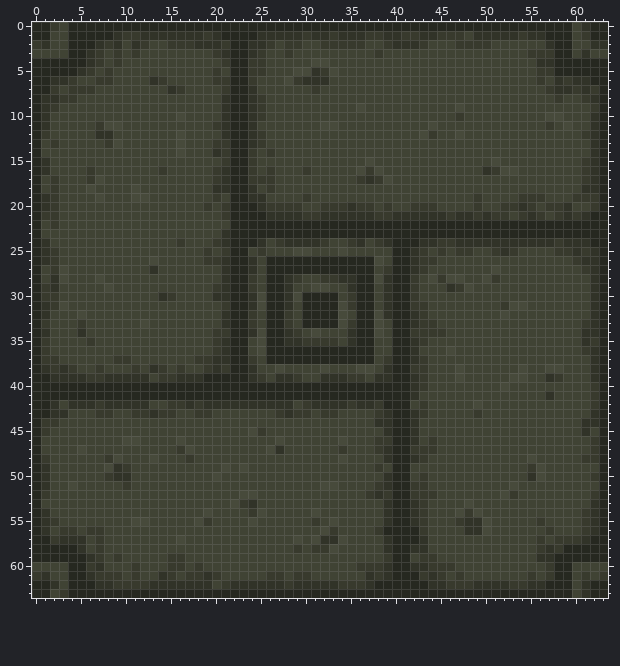
Pixel-art sprite -- Resources/res/floor.png. That is the earlier state.
The file is 64x64 pixels. Colours within 5 levels of each other are drawn and written as one.
Once edited:
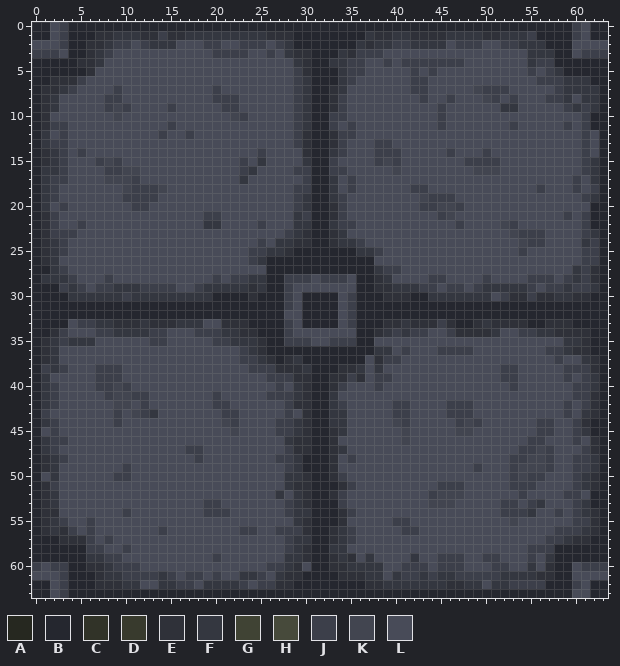
Palette (. is transparent): A #262820  B #25272f  C #313328  D #383a2d  E #2f3139  F #343740  G #404334  H #474a3b  J #3c3f4a  K #424550  L #484b58
From old to new:
Changed rows in their new state; - is an unchanged pixel.
first column x 0:
 0 BBLJBBBBBBBBBBBBBBBBBBBBBBBBBBBBBBBBBBBBBBBBBBBBBBBBBBBBBBBBJLBB
 1 BBLJBBBEEFFFEEJEEFFFFFFFFFEEEBBBBBBBBFEEFFEEEEFFFFEEFFFJBBBBJLBB
 2 LLLJBBEEFJJLJFFFLLLJJLLJJJLJFBBBBBBBFEFFJJFFFFLJJJLLJJFFFBBBLLLL
 3 JJJLBBEFJLLLLLLLLLLLJJJJLLJLFEEBBBFEJJJLLLLLLLLLLLLLLLLFFFBBLJJJ
 4 BBBBBEEFLLLLLLLLLLLLLLLLLLLLLFEBBFFJJLLJLJJJJJJJLLLLLLLFJJBBBBBB
 5 BBBBBBELLLLLLLLLLLLLLLLLLLLLLJEBBBFJJLLLLLJLJLLLLLLLLLLJLJFBBBBB
 6 BBEEEJLLLLLLLLLLLLLLLLLLLLLLLJFBBBFJLLLLLLJJLLLLLLLLLLLLJJJFFFBB
 7 BEEFJLLLLJLLLLLLLLLLJLLLLLLLLJFBBEFLLLLLLLJJLLLLLKJJJLLLLLJFFFFB
 8 BEFLLLLLJJLLLLLLLLLLJJJLLLLLLJFBBEJLLLLLLLLJLLJLLLKJLJLLLJJFLFFB
 9 BEFLLLLLJKJLLLLJLLLLLJJLLLLLLJFBBEJLLLLLLLLLLJLLLLLLFFLLLLLJFJFB
10 BELLLLLLLKLLLLLLLLLLLLKJLLLLLJFBBJJLLLLLLLLLLJLLLLLLLLLLLLLLLJBB
11 BEJJLLLLLLLLLLLJLLLLLLLLLLLLLJFBBJLJLLLLLLLLLJLLLLLLLJLLLLLJLJBB
12 BFLJLLLLLLLLLLJLLJLLLLLLLLLLLJEBBEJJLLLLLLLLLLLLLLLLLLLLLLLLLJLB
13 BFJJLLLLLLLLLLLLLLLLLLLLLLLLLJEBBEJLLLJJLLLLLLLLLLLLLLLLLLLLLJLB
14 BEFJLJLLLLLLLLLLLLLLLLLLLJLLLLEBBFJLLLJJJLLLLLJLLLJLLLLLLLLLLJLB
15 BEFJLLLJKJLLLLLLLLLLLLLJLFLLLLFBBJLLLLJKJLLLLLLLJJJJLLLLLLLLLJFB
16 BFFJLLLLJJKKLLLLLLLLLLLJFLLLLJJBBJJLLLLLKLLLLLLLLKKKLLLLLLLLLJFB
17 BFJJLLLLKKKJLLLLLLLLLLLFLLLLLLJBBFLJLLLLLLLLLLLLLLLLLLLLLLLLJLFB
18 BFJLLLLLLLKJJJKLLLLLLLLLLLLLLJJBBFLJLLLLLLJJLLLLLLLLLLLLJLLLJLJB
19 BFJLLLLLLLJJJJLLLLLLLLLLLLLLLJFBBFJLLLLLLLLKJJJLLLLLLLLLLLLLLJFB
20 BFLJLLLLLLLJJLLLLLLLLLLLLLLLLJFBBEJLLLLLLLLJJKKJLLLLLLLLLLLLLLBB
21 BEJLLLLLLLLLLLLLLLLJJLLLLLLLLFJBBEJLLLLLLLLLLJKLLLLLLLLLLLLJLJBB
22 BEJLLJLLLLLLLLLLLLLFFLLLLJLLLFFBBFJJLLLLLLLLLLLJLLLLKJLLLLLLLJBB
23 BEJJJLLLLLLLLLLLLLLLLLLLLLLLJFEBBEFLLLLLLLLLLLLLLLLLLKJJJLLLLJFB
24 BEFJLLLLLLLLLLLLLLLLLLLLLJLFFEEBBEFFJLLLLLLLLLLLLLLLLLKJJLLLLFJB
25 BEFJLLLLLLLLLLLLLLLLLLLLJJFFEBBBBBBBFFJLLLLLLLLLLLLLLLJLLLLLLJJB
26 BEFLLLLLLLLLLLLLLLLLLLLLJFBBBBBBBBBBBBLLLLLLLLLLLLLLLLLLLLLLLJJB
27 BBFJLLLLLLLLLLLLLLLLLLLLLLBBBBBBBBBBBBFJJLLLLLLLLLLLLLLLLLLLFJEB
28 BFFFJLLLJLLLLLLLLLLLJLJJFFBBJJJLJJJLBBEFLLLLJJLLLLJLLLLJJJLJFJEB
29 BBBJFJLJJFFFJJJJLLJFFFFFEFBBJLLLLLLLBBEEFFFJJLJJLJFFFFFJLJJFJJFB
30 BBBBFFFFFFJFFFFFFFFFBBBBEBBBJLBBBBLJBBBEEEBBFFFFFFFLJEEJEEFFEEBB
31 BBBBBBBBBBBBBBBBBBBBBBBBBBBBJLBBBBLJBBBBBBBBBBBBBBBBBBBBBBBBBBBB
32 BBBBBBBBBBBBBBBBBBBBBBBBBBBBLLBBBBLJBBBBBBBBBBBBBBBBBBBBBBBBBBBB
33 BBBBLJJFFEEEFEEEFFFLLEEEBBBBJLBBBBLJBBBEEFEEEJEBBEFEEEEBBEEEBBBB
34 BBEJLLLJJFFFFJJLLLJJJFFEEBBBJLLLLLLLBBEFJFJJLLJEEEEFLLJJFFEEEEBB
35 BEFJFFFLLLLLLJJLLLLLJJFFFEBBJJJLLJJJBBLLLLLLLLLLLLLLLLLLLLLFFEBB
36 BEFLLLLLLLLLLLLLLLLLLLLJFEBBBBBBBBBBBBFFLJLLLJJJJLLLLLLLLJJFEEBB
37 BEFLLLLLLLLLLLLLLLLLLLLJJFEBEFBBBBBBBLEJJLLLLLLLLLLLLLLLLLJLLFEB
38 BJFJLLLJJJLLLLLLLLLLLLLLJJJEEEFBBBEEFLFLLLLLLLLLLLLLJJLLLLLJJJEB
39 BFLLLLLJJJLLLLLLLLLLLLLLLLJJJEEBBEEJELJJLLLLLLLLLLLLJJLLLLLJLJFB
40 BFJLLLLJJKJLLLLLLLLLLLLLLLLJLFEBBEJLLLJLLLLLLLLLLLLLLJLLLLLLJJFB
41 BFJLLLLLJKKJJLLLLLLLJLLLLLJJJFEBBFLLLLLLLLLLLLLLLLLLLLLLLLLLJJEB
42 BFJLLLLLLKKLJLLLLLLLJJLLLLLLJEEBBFJLLLLLJJLLLLJJJLLLLLLLLLLJLJEB
43 BJLLLLLLLJLKJFLLLLLLLJJLLLLLJLEBBFFLLLLLJJLLLLJJJLLLLLLLLLLJLFEB
44 BFJLLLLLLJLLLLLLLLLLLKJLLLLJJFEBBFFLLLLLKJLLLLLJKJLLLLLLJJLLJEBB
45 BLJLLLLLLLLLLLLLLLLLLLKLLLLJJFEBBEFLLLLLLKLLLLLKKLLLLLLLJJLLJFBB
46 BFJJLLLLLLLLLLLLLLLLLLLLLLLLFEEBBELLLLLLLKLLLLLLLLLLLLLJJLLLJLEB
47 BFJLLLLLLLLLLLLLLJJLLLLLLLLLJEEBBEFLLLLLLLLLLLLLLLLLLLJJKJLLLJEB
48 BEFJLLLLLLLLLLLLLLJLLLLLLLLJJFBBBELJLLLLLLLLLLLLLLLLLJJKKJLLJJFB
49 BEFLLLLLLLJLLLLLLLLLLLLLLLLLJFBBBELLLLLLLLLLLLLLLJLLLJKKKJLLJJFB
50 BLFLLLLLLJJLLLLLLLLLLLLLLLLLFFEBBEJLLLLLLLLLLLLLLLLLLJKJJLLLJFEB
51 BEJLLLLLLLLLLLLLLLLLLLLLLLLLFEEBBBEJLLLLLLLLLJJJLLLLLJJJLLLLJFEB
52 BEFLLLLLLLLLLLLLLLLLLLLLLLLFLFEBBEJLLLLLLLLLJKKKLLLLLLJLLLLJJLBB
53 BEFLLLLLLLLLLLLLLLLJJLLLLLLLJFEBBBJLLLLLLLLLKKKLLLLLJJLJFLLLJFBB
54 BEELLLLLLLJLLLLLLLLJJJLLLLLLJFFBBBEJLLLLLLLLLLLLLLLLJJJFLLJLJFEB
55 BEFJLLJLLLLLLLLLLLLLLLLLLLLLLFEBBBELLLLLJJLLLLLLLLLLLKLLLLLLJJEB
56 BEFEJLJLLLLLLLJLLLLLLLLJJLLJJJEBBEFJLLLLLJJLLLLLLLLLLLLLLLJJJFEB
57 BBBEEEJLJLLLLLLLLLLLLLLLLLLLJFFBBEFJLLLLLLLLLLLLLLLLLLLLLJJFEEBB
58 BBBBBBJJLLJLLLLLLLLLLLLLLLLLJFEBBFFLLLLLLLLLLLLLLLLLLLLJJJBBBBBB
59 BBBBBBFFJJLLLLLLLLLLJLLLLLLLFFEBBEFELFLLLLFLLJJJLLJJLLLJLFBBBBBB
60 JLJJBBEEFJJJLLLLLLLLLLLLLLJJFELBBEEFFFFLLJJJLJJJLLLJJLLFLEBBLJJJ
61 LLLJBBBEFFJJJJFJLJJLJLLFFJLFEEBBBBEEEFFLFJJFJFFJJJJJFFFFEEBBLLLL
62 BBLJBBBEEEFFLLFFJJLFFFFJLJJEEBBBBBBBBEEFFFFFFFEEFFLFFJJJJBBBJLBB
63 BBLJBBBBBBBBBBBBBBBBBBBBBBBBBBBBBBBBBBBBBBBBBBBBBBBBBBBBBBBBLLBB
Changed places in both pictures, as pixel boxes (x1, y1, x2, y2):
changed: (32, 22, 608, 598)
